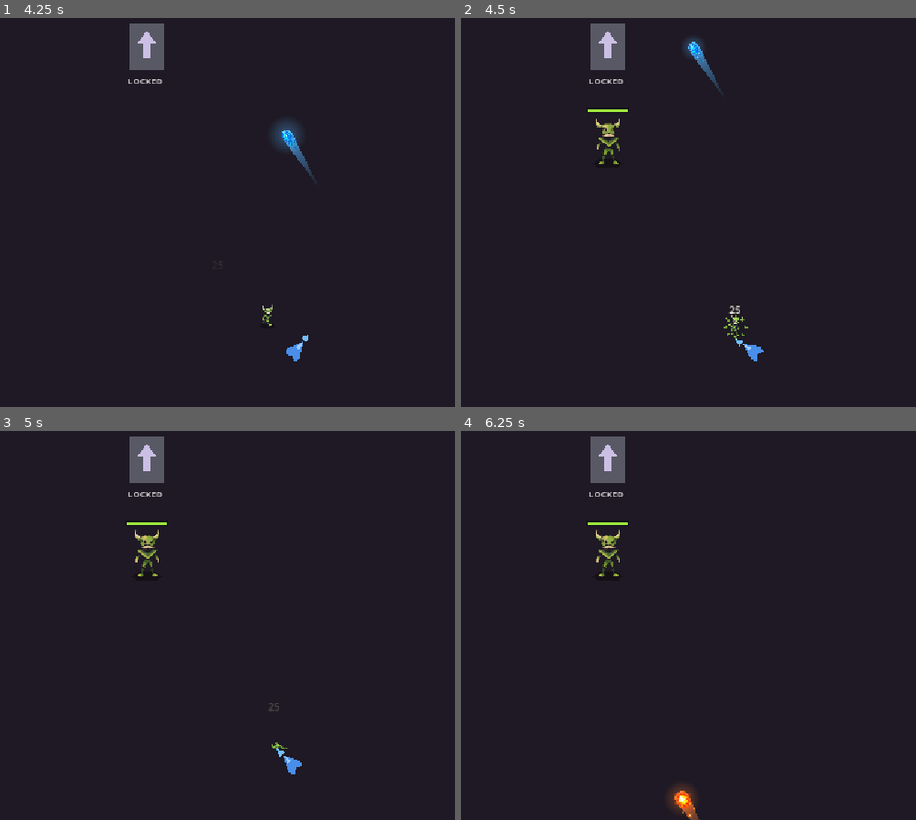
Above: before the commit, frames 1-4 (two rows, left to right).
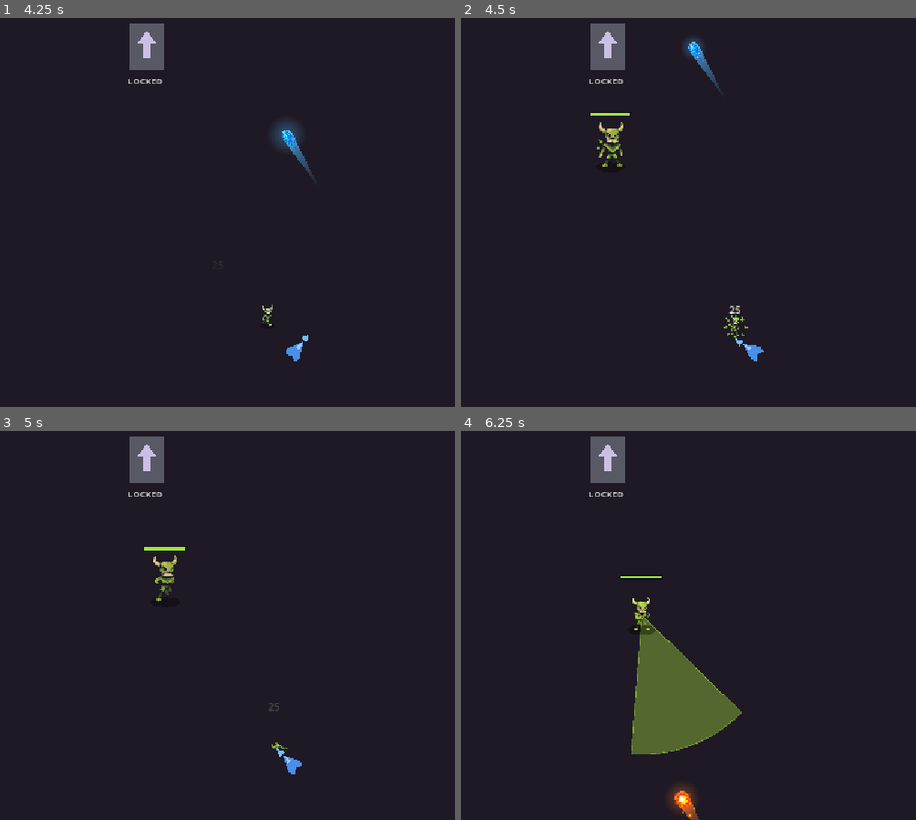
Above: after the commit, the same moments.

Repository: BestestGameStudio/gangU
Game: Godot game, scene res://scenes/test177_warlord.tscn
Two runs of this game, one before a commit and one after it. Both use one fixed random seed, a clock stepped at 60 frames per second and the inputs below. This scene is started directly instead of the project's main scene. Sound files missing from this copy of the repository are replaced by a short silence.
Inputs (mouse positions are in pixels of both pictures, inside the frame that each line leads up to):
- Up to frame 1 (4.25 s): tap Enter at 0.5 s; move the mouse to (309, 181) at 0.52 s; hold D (move_right) 0.53-1.25 s; hold Space (cast) 0.53-1.25 s; click (309, 181) at 0.67 s; drag from (0, 220) to (145, 45) at 1.27 s; move the mouse to (218, 111) at 2.02 s; hold D (move_right) 2.03-2.75 s; tap H (heal) at 2.1 s; drag from (109, 282) to (outside the picture) at 2.77 s; move the mouse to (364, 263) at 3.52 s; hold A (move_left) from 3.53 s (still down); right-click (364, 263) at 3.6 s
- Up to frame 2 (4.5 s): release A (move_left) at 4.25 s; drag from (outside the picture) to (497, 99) at 4.27 s
- Up to frame 3 (5 s): no input
- Up to frame 4 (6.25 s): move the mouse to (643, 613) at 5.02 s; hold S (move_down) 5.03-5.75 s; tap C at 5.1 s; click (643, 613) at 5.17 s; drag from (497, 512) to (461, 633) at 5.77 s

Frame 1 is identical in both runs. In frame 2, 0.5% of the frame differs, in the area x 27-38%, y 23-39%; in frame 3, 0.6%; in frame 4, 5.4%, in the area x 27-62%, y 23-84%.
Error before the commit: Parse Error: The member "_hits" already exists in parent class BossBehavior. (res://scripts/enemy_behavior_warlord.gd:60)

Commit message:
Use shared Warlord lunge (Refs #513)

Diff:
--- a/scripts/enemy_behavior_warlord.gd
+++ b/scripts/enemy_behavior_warlord.gd
@@ -57,7 +57,6 @@
 const VOLLEY_TIME: float = 0.6
 const MUZZLE_OFFSET: float = 34.0
 
-var _hits: int = 0
 var _tick_t: float = 0.0
 
 # --- BossBehavior hooks ------------------------------------------------------
@@ -69,6 +68,12 @@
 	recover_time = RECOVER_TIME
 	windup_times = WINDUP_TIME
 	windup_anims = WINDUP_ANIM
+	lunge_data = LungeData.new()
+	lunge_data.speed = LUNGE_SPEED
+	lunge_data.enraged_speed = LUNGE_SPEED_ENRAGED
+	lunge_data.duration = LUNGE_TIME
+	lunge_data.hit_range = LUNGE_HIT_RANGE
+	lunge_data.damage = LUNGE_DAMAGE
 	volley_data = VolleyData.new()
 	volley_data.spell = ORB_SPELL
 	volley_data.scene = PROJECTILE_SCENE
@@ -141,12 +146,7 @@
 # --- ATTACKS -----------------------------------------------------------------
 
 func _lunge(enemy: Enemy, player: Player, dist: float, _tele: BossTelegraph) -> void:
-	var spd: float = LUNGE_SPEED_ENRAGED if is_enraged(enemy) else LUNGE_SPEED
-	enemy.velocity = _dir * spd
-	if _hits == 0 and dist <= LUNGE_HIT_RANGE:
-		_hits = 1
-		player.apply_damage(LUNGE_DAMAGE)
-		CombatEffects.hit_spark(enemy.get_parent(), player.global_position)
+	_lunge_step(enemy, player, dist)
 	if _t >= LUNGE_TIME:
 		_enter_recover(enemy)
 
